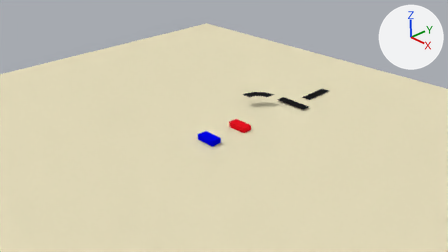
The Blender file BlenderFiles/SlotCar.blend: old version first, new version second.
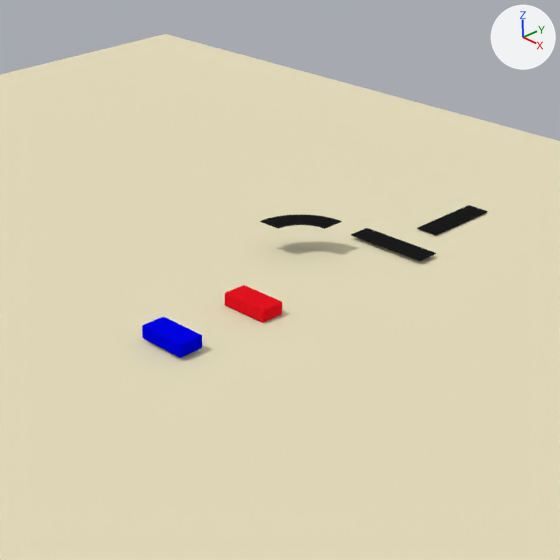
There are two pictures of each version: one from the file's camera 'Camera', one close up on the part from 32% to 80% of the width and 4% to 89% of the height. The lights are fixed; the arrows at upper right show +X, +Y and +Z.

In view in the first close-up: 'Car1', 'Car2', 'Curve1', 'Floor', 'Track1', 'Track2'.
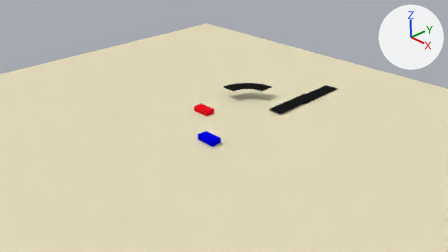
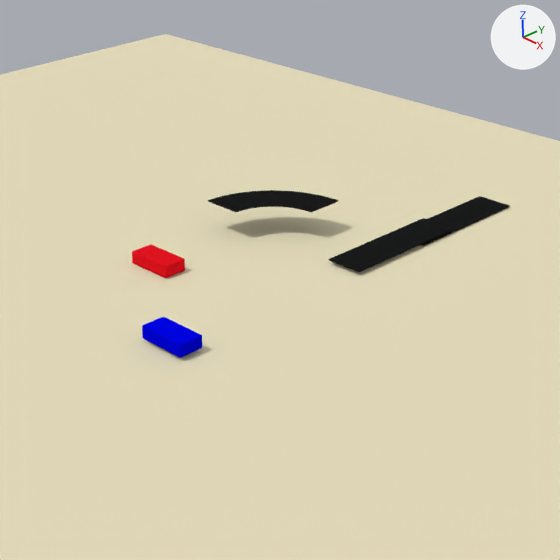
Commit message: Resized tracks to 1.5 based size

What differs and where, as boxes (x1, y1, x2, y2) in the close-ups (560 x 560 px):
'Track1', turned, rescaled
    before: (351, 228, 436, 261)
    after: (328, 218, 454, 272)
'Curve1', moved, rescaled (58% wider, 44% taller)
    before: (260, 214, 342, 229)
    after: (208, 190, 338, 212)
'Car1', moved
    before: (224, 285, 282, 323)
    after: (132, 244, 185, 278)
'Track2', rescaled
    before: (417, 205, 488, 235)
    after: (421, 196, 510, 246)

Patch to the scene script:
```diff
--- a/BlenderFiles/SlotCar.blend.py
+++ b/BlenderFiles/SlotCar.blend.py
@@ ob_curve1 @@
 ob_curve1 = bpy.data.objects.new('Curve1', me_circle_002)
-ob_curve1.location = (-0.33, 2.0, 0.32)
-ob_curve1.scale = (0.325, 0.325, 1.0)
+ob_curve1.location = (-0.71, 2.0, 0.32)
+ob_curve1.scale = (0.539, 0.539, 1.66)
@@ ob_track2 @@
 ob_track2.rotation_euler = (0.0, 0.0, 1.571)  # degrees (0, 0, 90)
-ob_track2.scale = (0.45, 0.125, 0.005)
+ob_track2.scale = (0.75, 0.2, 0.005)
@@ ob_track1 @@
 ob_track1.location = (0.0, 3.0, 0.05)
-ob_track1.scale = (0.45, 0.125, 0.005)
+ob_track1.rotation_euler = (0.0, 0.0, 1.571)  # degrees (0, 0, 90)
+ob_track1.scale = (0.75, 0.2, 0.005)
@@ ob_car1 @@
 ob_car1 = bpy.data.objects.new('Car1', me_cube_001)
-ob_car1.location = (0.0, 1.0, 0.07)
+ob_car1.location = (-1.32, 1.0, 0.07)
 ob_car1.scale = (0.25, 0.125, 0.0625)
```
